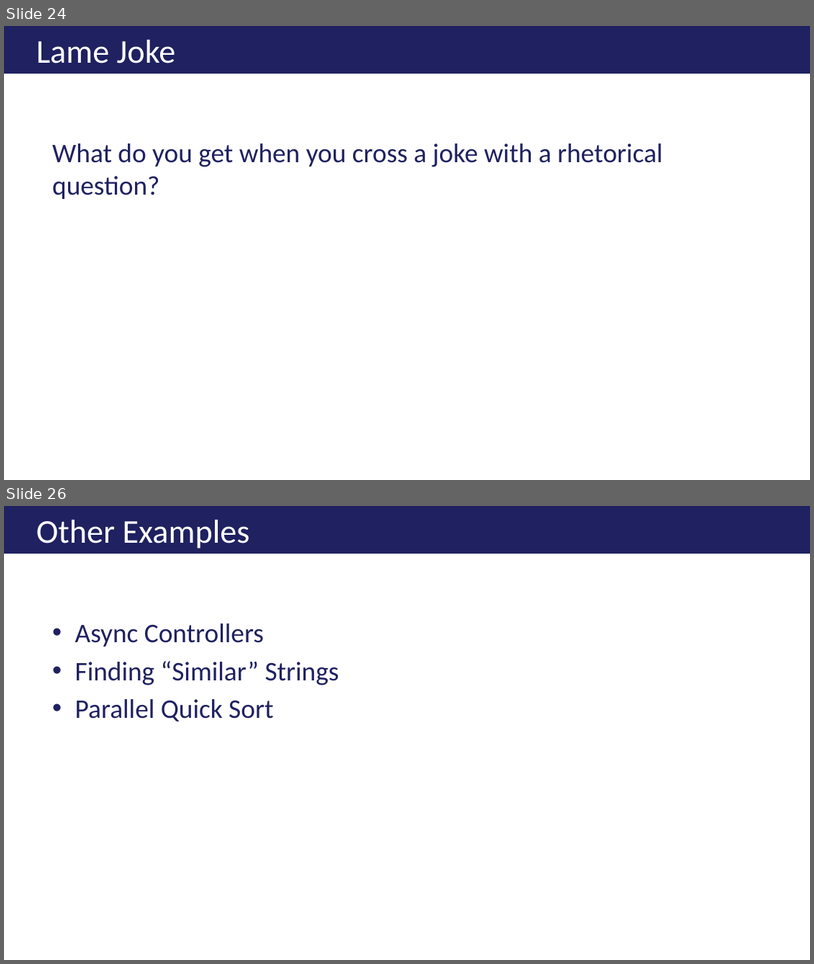
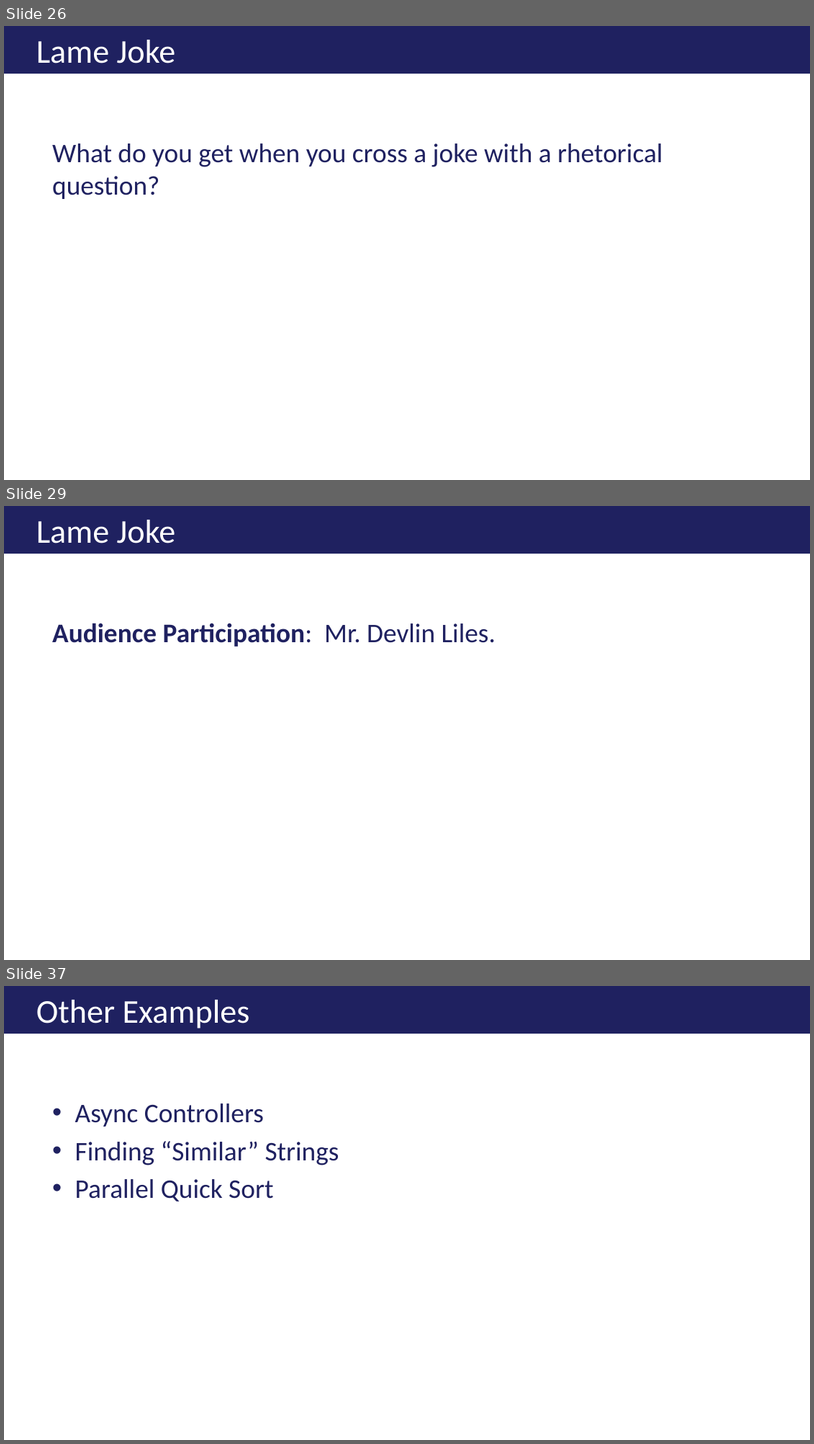
Before and after one commit to ericburcham/THasyINKnc, a slide deck: Presentation/THasINKync.pptx. Shown one above the other, each under a label of ours: slides 24 and 26 before the commit, slides 26, 29 and 37 after it; the slides between them are not shown. The pictures are 814x964 and 814x1444 pixels, drawn with LibreOffice and Linux fonts; fonts in the diff are those of the drawing; background and template pictures are left out. Boxes give left, top, right and bottom in pixels: in the first picture for what was removed or moved away, otherwise in the second. Text is boxed around its words. In the diff, an @@ line names an element or a change of style, - is before the commit and + after.

```diff
--- a/Presentation/THasINKync.pptx
+++ b/Presentation/THasINKync.pptx
@@ slide 29 added at (4, 506, 810, 960), background #FFFFFF @@
@@ title added at (4, 506, 810, 554), fill #1F2160, 29.7 pt, text #FFFFFF @@
+Lame Joke
@@ text added at (52, 623, 496, 646), 24 pt, text #1F2160, bold @@
+Audience Participation: Mr. Devlin Liles.
@@ what was slide 24 is now slide 26 @@
@@ what was slide 26 is now slide 37 @@
```
Also in this commit, not shown: 4 slides changed, 10 other slides added, 1 other file.
